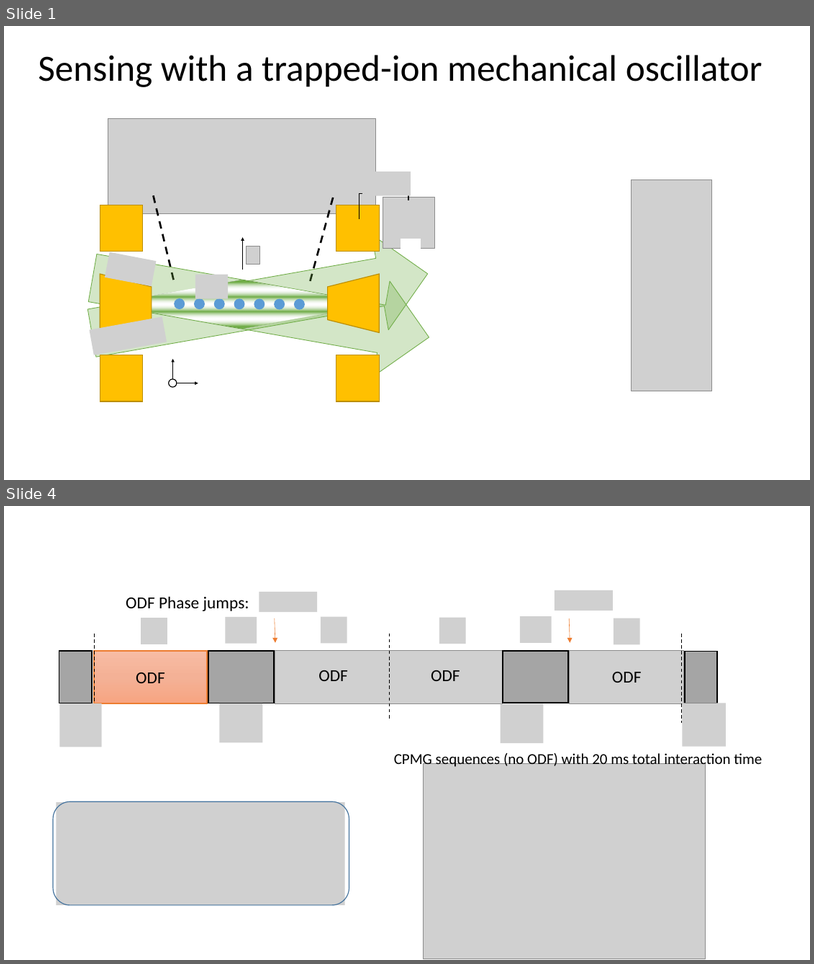
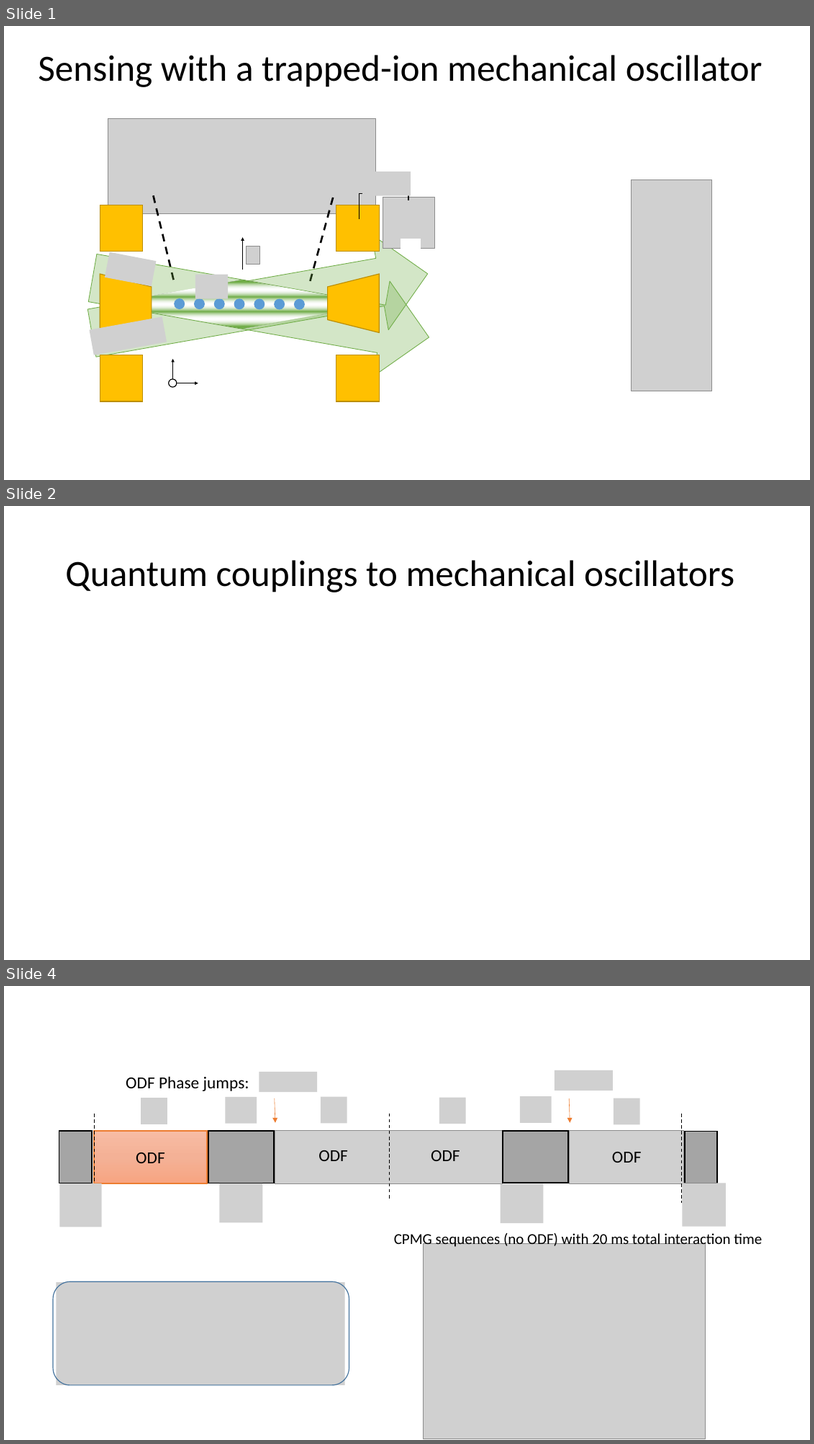
Before and after one commit to kgilmo/amplitude_sensing_paper, a slide deck: amplitude_sensing_penning_2.pptx. Shown one above the other, each under a label of ours: slides 1 and 4 before the commit, slides 1, 2 and 4 after it; the slides between them are not shown. The pictures are 814x964 and 814x1444 pixels, drawn with LibreOffice and Linux fonts; fonts in the diff are those of the drawing; grey boxes stand for pictures; background and template pictures are left out. Boxes give left, top, right and bottom in pixels: in the first picture for what was removed or moved away, otherwise in the second. Text is boxed around its words. In the diff, an @@ line names an element or a change of style, - is before the commit and + after.

Commit message:
more updates

```diff
--- a/amplitude_sensing_penning_2.pptx
+++ b/amplitude_sensing_penning_2.pptx
@@ slide 2 added at (4,506,810,960), background #FFFFFF @@
@@ title added at (65,560,735,592), 44 pt, text #000000 @@
+Quantum couplings to mechanical oscillators
```
Also in this commit, not shown: 1 slide changed, 1 slide removed.
